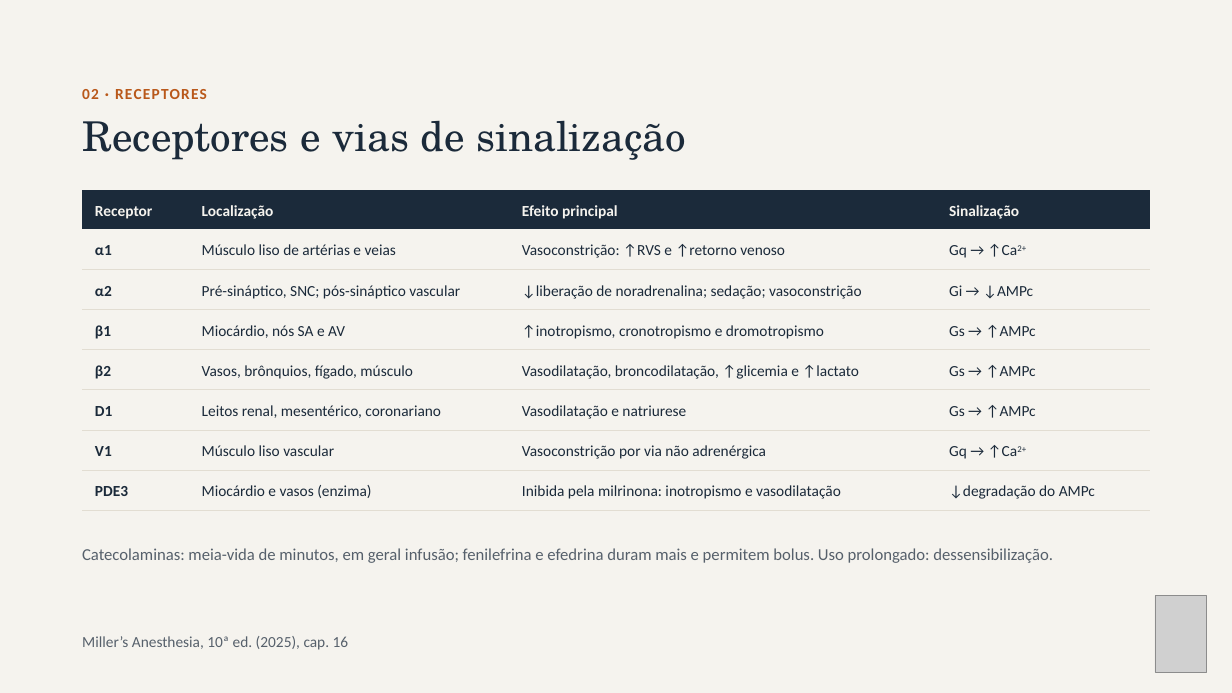
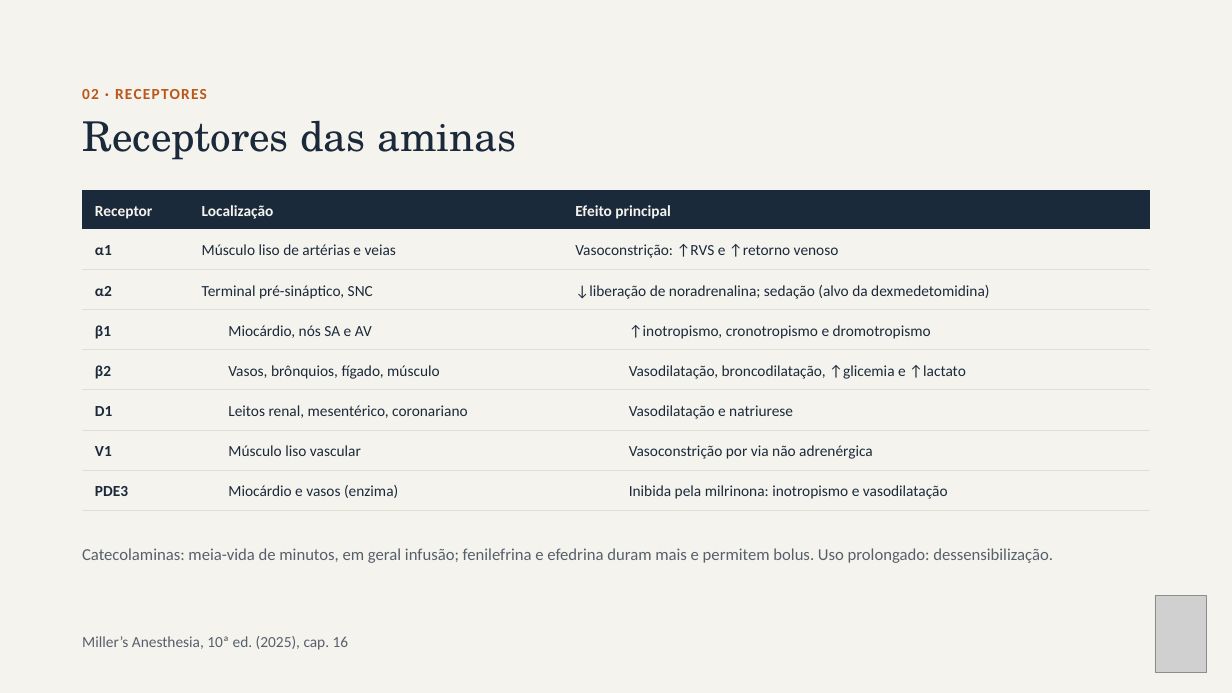
Before and after one commit to brunomoraesdubois-bit/Bruno, a slide deck: slide 5 of apresentacao/Aminas_Vasoativas.pptx. Drawn at 1232x693 pixels with LibreOffice and Linux fonts; fonts in the diff are those of the drawing; grey boxes stand for pictures. Boxes give left, top, right and bottom in pixels: in the first picture for what was removed or moved away, otherwise in the second. Text is boxed around its words. In the diff, an @@ line names an element or a change of style, - is before the commit and + after.

```diff
--- a/apresentacao/Aminas_Vasoativas.pptx
+++ b/apresentacao/Aminas_Vasoativas.pptx
@@ title at (82,120,516,160): text changed @@
-Receptores e vias de sinalização
+Receptores das aminas
@@ table at (82,190,1151,303) @@
-column 2: Localização | Músculo liso de artérias e veias | Pré-sináptico, SNC; pós-sináptico vascular
-column 3: Efeito principal | Vasoconstrição: ↑RVS e ↑retorno venoso | ↓liberação de noradrenalina; sedação; vasoconstrição
-column 4: Sinalização | Gq → ↑Ca2+ | Gi → ↓AMPc
+column 2: Localização | Músculo liso de artérias e veias | Terminal pré-sináptico, SNC
+column 3: Efeito principal | Vasoconstrição: ↑RVS e ↑retorno venoso | ↓liberação de noradrenalina; sedação (alvo da dexmedetomidina)
@@ table at (82,310,1150,402) @@
-column 4: Gs → ↑AMPc | Gs → ↑AMPc
@@ table at (82,390,1150,482) @@
-column 4: Gs → ↑AMPc
@@ table at (82,431,1150,523) @@
-column 4: Gq → ↑Ca2+ | ↓degradação do AMPc
```
Also in this commit, not shown: 12 other slides changed, 2 slides removed, 23 other files.
